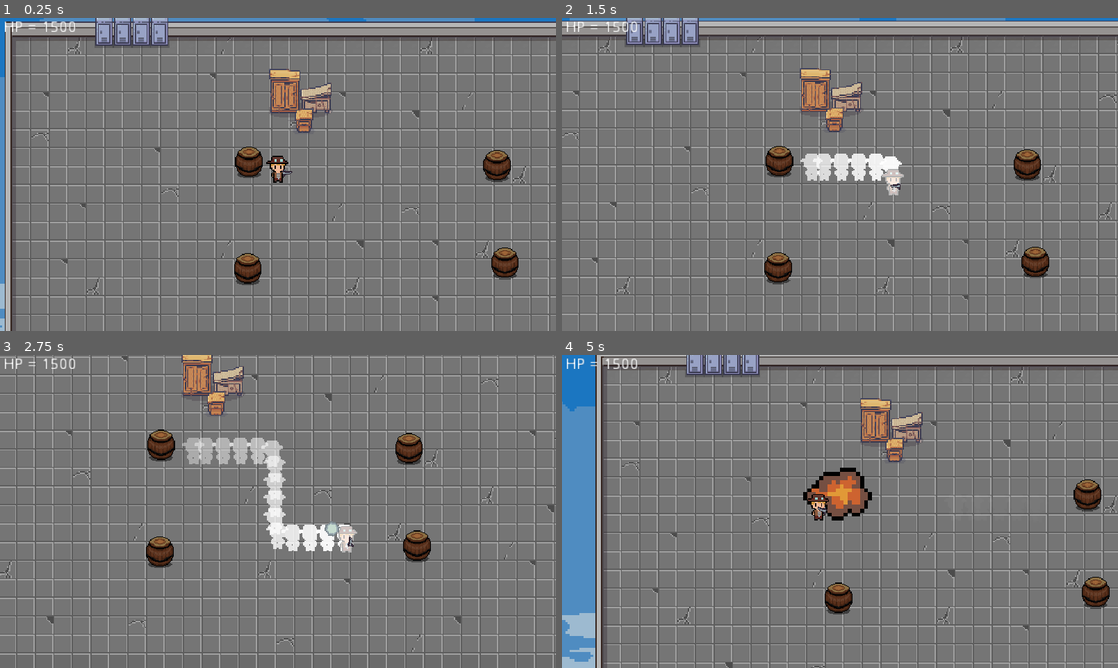
Above: before the commit, frames 1-4 (two rows, left to right).
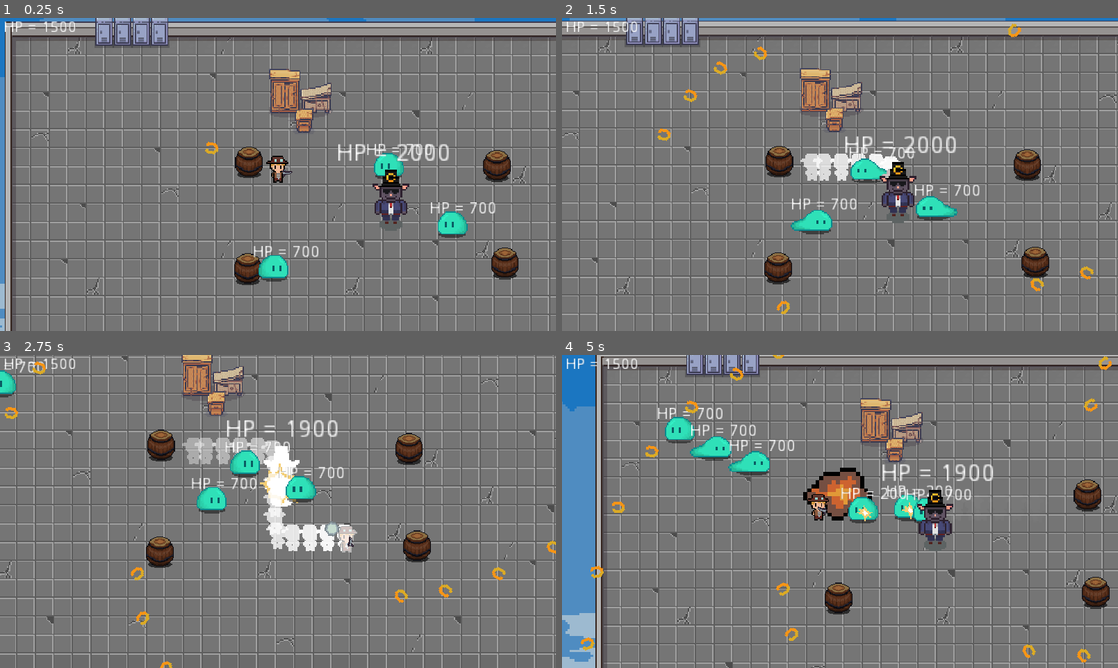
Above: after the commit, the same moments.

Repository: WAIWAI-PARTY/Life-after-people
Game: Godot game, scene res://World.tscn
Same seed, same stepped clock (60 frames per second), same inputs: the game is played once before the commit and once after it.
Inputs (mouse positions are in pixels of both pictures, inside the frame that each line leads up to):
- Up to frame 1 (0.25 s): no input
- Up to frame 2 (1.5 s): move the mouse to (962, 158) at 0.52 s; hold D (ui_right) 0.53-1.28 s; tap Shift (bullet_time) at 0.6 s; move the mouse to (728, 190) at 1.27 s; hold S (ui_down) from 1.28 s (still down); tap Space (dash) at 1.35 s
- Up to frame 3 (2.75 s): move the mouse to (333, 442) at 2.02 s; release S (ui_down) at 2.03 s; press the mouse at (333, 442) at 2.03 s; hold D (ui_right) from 2.03 s (still down)
- Up to frame 4 (5 s): move the mouse to (812, 574) at 2.77 s; release D (ui_right) at 2.78 s; release the mouse at (812, 574) at 2.78 s; hold W (ui_up) 2.78-3.53 s; tap Shift (bullet_time) at 2.85 s; move the mouse to (1006, 558) at 3.52 s; hold A (ui_left) from 3.53 s (still down); tap Space (dash) at 3.6 s; move the mouse to (673, 464) at 4.27 s; click (673, 464) at 4.35 s

The runs differ from the first frame. In frame 1, 2.7% of the frame differs, in the area x 36-94%, y 39-85%; in frame 2, 3.2%; in frame 3, 3.2%; in frame 4, 4.4%, in the area x 3-99%, y 0-99%.

Commit message:
orginal setting

Diff:
--- a/Player/Player.tscn
+++ b/Player/Player.tscn
@@ -78,7 +78,7 @@
 flip_h = true
 
 [node name="CollisionShape2D" type="CollisionShape2D" parent="."]
-position = Vector2( 0, 4 )
+position = Vector2( 0, 3 )
 rotation = 1.5708
 shape = SubResource( 1 )
 
--- a/World.tscn
+++ b/World.tscn
@@ -38,8 +38,8 @@
 [sub_resource type="ConvexPolygonShape2D" id=8]
 points = PoolVector2Array( 0, 0, 16, 0, 16, 16, 0, 16 )
 
-[sub_resource type="ConvexPolygonShape2D" id=9]
-points = PoolVector2Array( 0, 0, 16, 0, 16, 16, 0, 16 )
+[sub_resource type="ConvexPolygonShape2D" id=16]
+points = PoolVector2Array( 0, 4.82071, 16, 4.82071, 16, 16, 0, 16 )
 
 [sub_resource type="ConvexPolygonShape2D" id=10]
 points = PoolVector2Array( 0, 0, 16, 0, 16, 16, 0, 16 )
@@ -223,14 +223,14 @@
 8/navigation_offset = Vector2( 0, 0 )
 8/shape_offset = Vector2( 0, 0 )
 8/shape_transform = Transform2D( 1, 0, 0, 1, 0, 0 )
-8/shape = SubResource( 9 )
+8/shape = SubResource( 16 )
 8/shape_one_way = false
 8/shape_one_way_margin = 1.0
 8/shapes = [ {
 "autotile_coord": Vector2( 0, 0 ),
 "one_way": false,
 "one_way_margin": 1.0,
-"shape": SubResource( 9 ),
+"shape": SubResource( 16 ),
 "shape_transform": Transform2D( 1, 0, 0, 1, 0, 0 )
 } ]
 8/z_index = 0
@@ -569,7 +569,6 @@
 remote_path = NodePath("../../../Camera2D")
 
 [node name="slimes" type="YSort" parent="YSort"]
-visible = false
 
 [node name="Slime" parent="YSort/slimes" instance=ExtResource( 4 )]
 position = Vector2( 234.03, 97.8397 )
@@ -595,10 +594,9 @@
 position = Vector2( 323, 96 )
 
 [node name="MrC" parent="YSort" instance=ExtResource( 6 )]
-visible = false
 position = Vector2( 239, 134 )
 spawn_point_count = 4
-radius = 500
+radius = 100
 
 [node name="Furnitures" type="YSort" parent="YSort"]
 
Not shown: 1 places in World.tscn that only renumber resources
Binary file changed: imports/barrel.png
